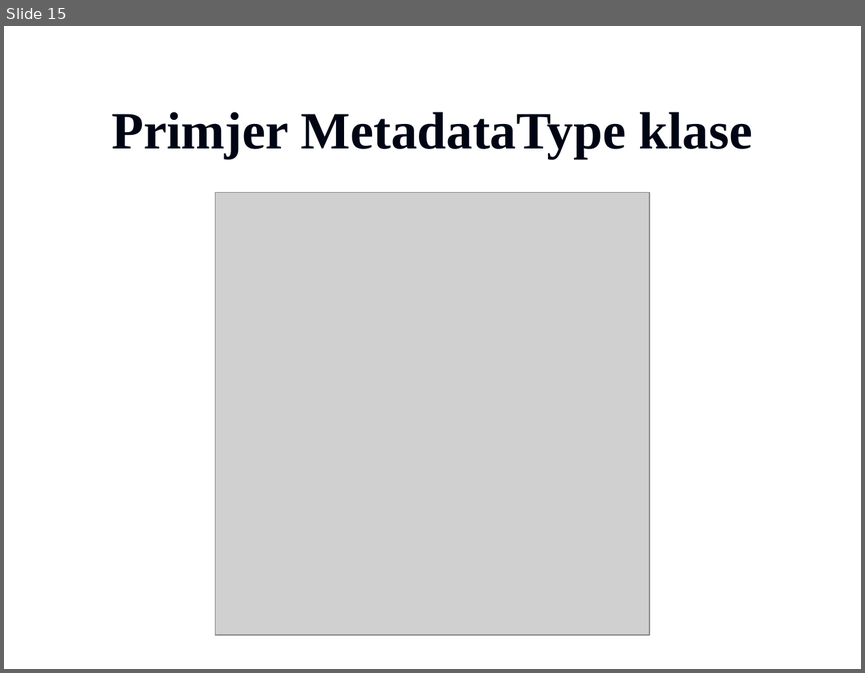
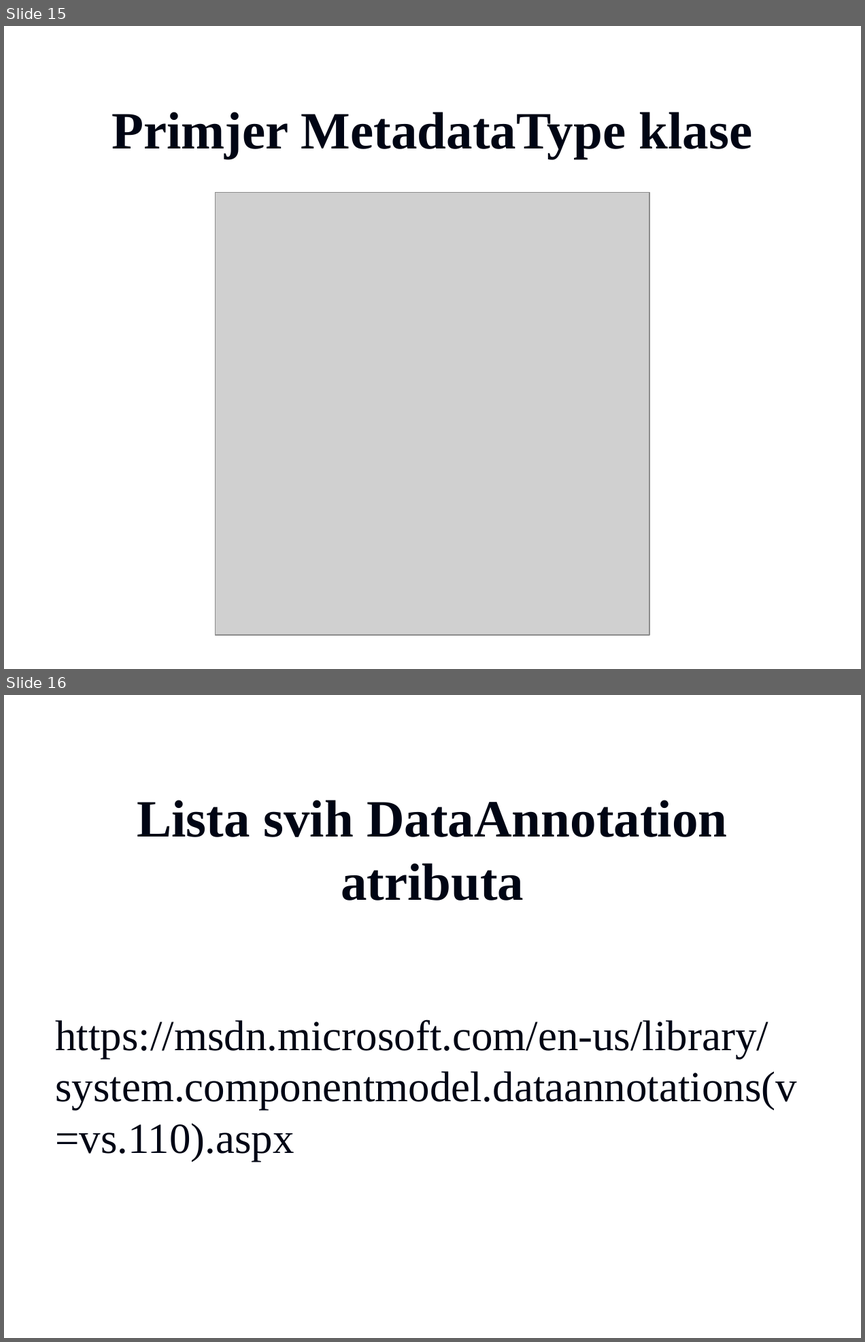
Before and after one commit to vzdesic/PZI, a slide deck: PPTs/10 MVC entity framework.ppt. Shown one above the other, each under a label of ours: slide 15 before the commit, slides 15 and 16 after it. The pictures are 865x673 and 865x1342 pixels, drawn with LibreOffice and Linux fonts; fonts in the diff are those of the drawing; grey boxes stand for pictures; background and template pictures are left out. Boxes give left, top, right and bottom in pixels: in the first picture for what was removed or moved away, otherwise in the second. Text is boxed around its words. In the diff, an @@ line names an element or a change of style, - is before the commit and + after.

```diff
--- a/PPTs/10 MVC entity framework.ppt
+++ b/PPTs/10 MVC entity framework.ppt
@@ slide 16 added at [4, 695, 861, 1338], background picture (left out) @@
@@ title added at [137, 800, 727, 900], 44 pt, text #000514, bold @@
+Lista svih DataAnnotation atributa
@@ text added at [55, 1019, 797, 1161], 36 pt, text #000514 @@
+https://msdn.microsoft.com/en-us/library/system.componentmodel.dataannotations(v=vs.110).aspx
```
Also in this commit, not shown: 11 other files.
